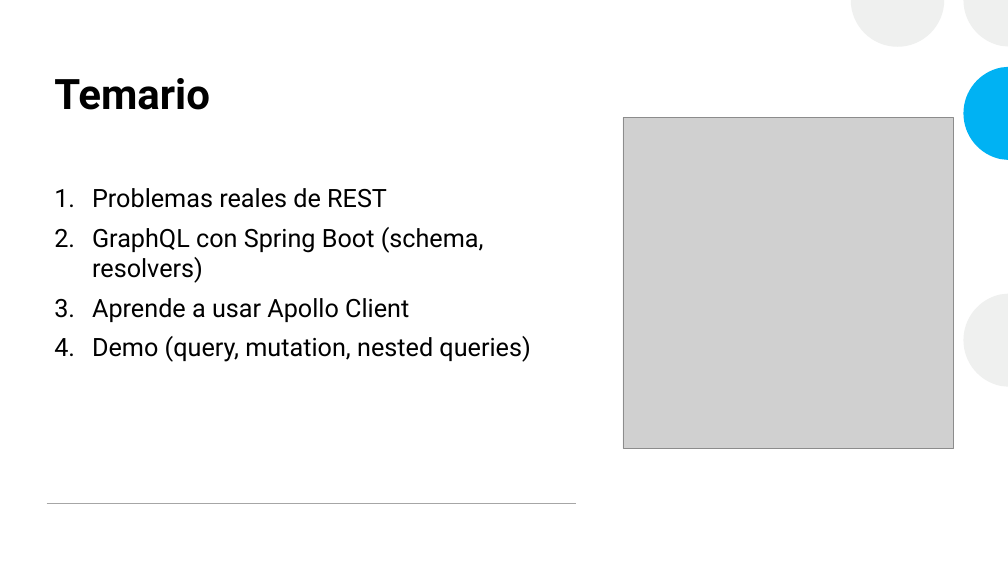
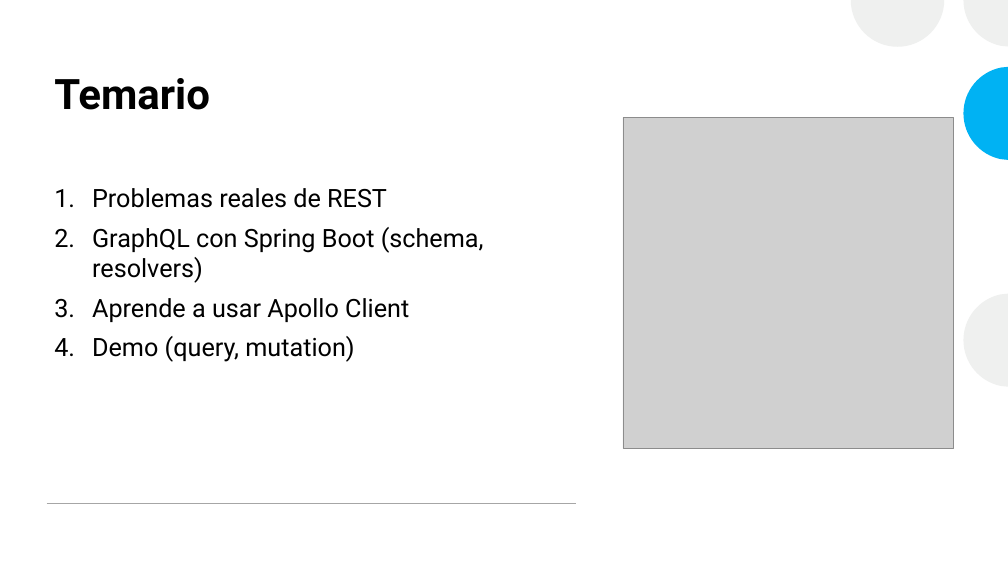
Before and after one commit to RenzoRomero/TallerGraphQL, a slide deck: slide 2 of GraphQL.pptx. Drawn at 1008x567 pixels with LibreOffice and Linux fonts; fonts in the diff are those of the drawing; grey boxes stand for pictures. Boxes give left, top, right and bottom in pixels: in the first picture for what was removed or moved away, otherwise in the second. Text is boxed around its words. In the diff, an @@ line names an element or a change of style, - is before the commit and + after.

```diff
--- a/GraphQL.pptx
+++ b/GraphQL.pptx
@@ text at (92, 336, 354, 362): text changed @@
-4. Demo (query, mutation, nested queries)
+4. Demo (query, mutation)
```
Also in this commit, not shown: 2 other slides changed.
